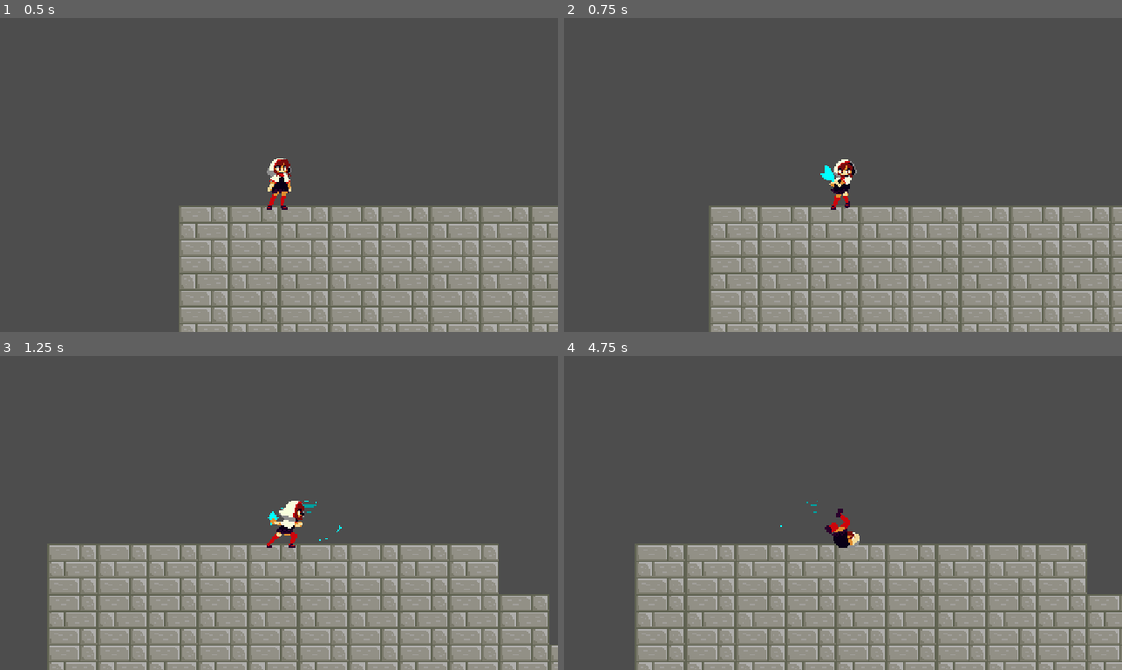
Above: before the commit, frames 1-4 (two rows, left to right).
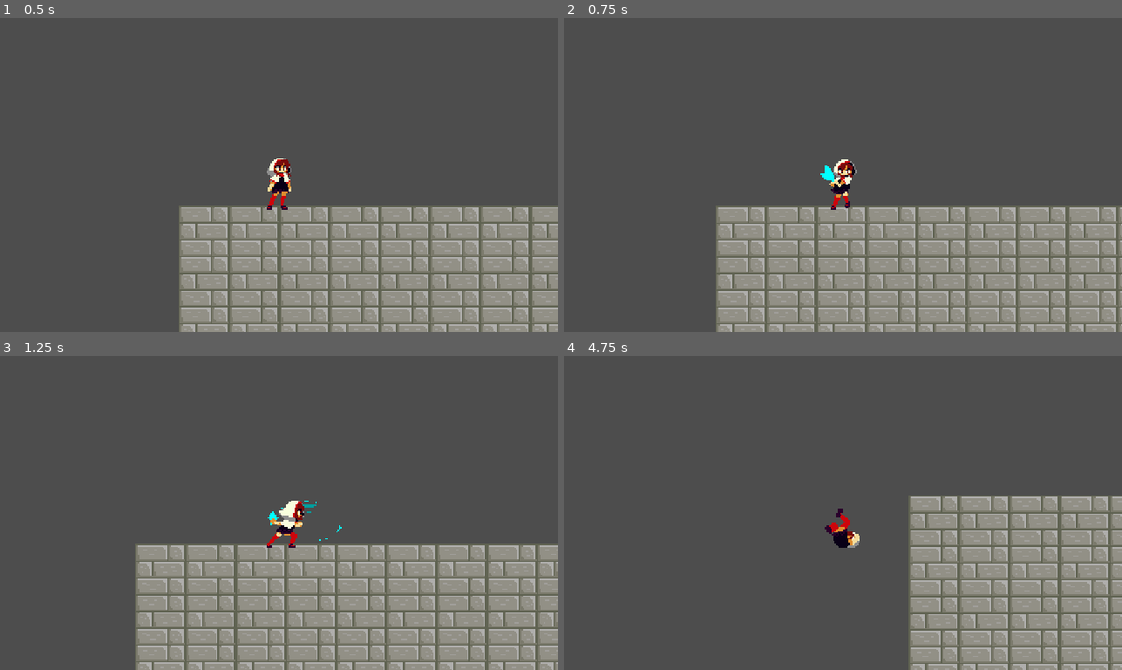
Above: after the commit, the same moments.

Repository: radagon828/GodotFourRepository
Game: Godot game, scene res://Scenes/Levels/DungeonOne.tscn
The game is run twice, just before and just after one commit, with the same random seed, the same clock (stepped at 60 frames per second) and the same inputs.
Inputs:
- Up to frame 1 (0.5 s): no input
- Up to frame 2 (0.75 s): hold D (move_right) from 0.53 s (still down); tap E (attack) at 0.6 s
- Up to frame 3 (1.25 s): keep holding D (move_right); tap Space (jump) at 0.77 s
- Up to frame 4 (4.75 s): tap E (attack) at 1.35, 2.3, 2.85, 3.6, 4.55 s; tap Space (jump) at 1.52, 3.02, 3.77, 4.52 s; release D (move_right) at 2.03 s; hold A (move_left) 2.03-2.78 s; tap F (roll) at 2.1, 4.35 s; hold D (move_right) 2.78-4.28 s; hold A (move_left) from 4.28 s (still down)

Frame 1 is identical in both runs. In frame 2, 12% of the frame differs, in the area x 26-100%, y 60-100%; in frame 3, 18%; in frame 4, 31%, in the area x 12-100%, y 44-100%.

Commit message:
fixed bug where attack freezes on last animation with an 'isattacking' bool to prevent multiple inputs

Diff:
--- a/DemonASpect/Scenes/Player/Player.gd
+++ b/DemonASpect/Scenes/Player/Player.gd
@@ -19,6 +19,8 @@
 
 #BOOLS
 var hasDoubleJump = false
+var isAttacking = false
+var cancelable = false
 # velcoity is a predefined variable in godot 4
 @onready var animationPlayer = $PlayerAnimations
 @onready var animationTree = $AnimationTree
@@ -94,8 +96,9 @@
 			$AnimationTree.set("parameters/OneShot/request", AnimationNodeOneShot.ONE_SHOT_REQUEST_ABORT)
 
 	#ATTACK STATE SWITCH
-	if (Input.is_action_just_pressed("attack") && is_on_floor()):
+	if (Input.is_action_just_pressed("attack") && is_on_floor() && !isAttacking):
 		state = ATTACK
+		isAttacking = true
 
 
 	update_sprite()
@@ -130,10 +133,12 @@
 func attack_state(delta):
 	$AnimationTree.set("parameters/movement/transition_request", "attack")
 	velocity.y += GRAVITY * delta
+	velocity.x = lerp(0.0, velocity.x, pow(2, -8 * delta))
 	move()
 
 func on_attack_finished():
 	$AnimationTree.set("parameters/movement/transition_request", "idle")
+	isAttacking = false
 	state = MOVE
 
 func move():
--- a/DemonASpect/Scenes/Player/Player.tscn
+++ b/DemonASpect/Scenes/Player/Player.tscn
@@ -290,7 +290,7 @@
 
 [sub_resource type="Animation" id="Animation_yfmvl"]
 resource_name = "LeafAttackOne"
-length = 0.4
+length = 0.5
 tracks/0/type = "value"
 tracks/0/imported = false
 tracks/0/enabled = true
@@ -298,10 +298,10 @@
 tracks/0/interp = 1
 tracks/0/loop_wrap = true
 tracks/0/keys = {
-"times": PackedFloat32Array(0, 0.1, 0.2, 0.3),
-"transitions": PackedFloat32Array(1, 1, 1, 1),
-"update": 1,
-"values": [21, 22, 23, 24]
+"times": PackedFloat32Array(0, 0.1, 0.2, 0.3, 0.4),
+"transitions": PackedFloat32Array(1, 1, 1, 1, 1),
+"update": 1,
+"values": [21, 22, 23, 24, 25]
 }
 
 [sub_resource type="Animation" id="Animation_k2rwi"]
